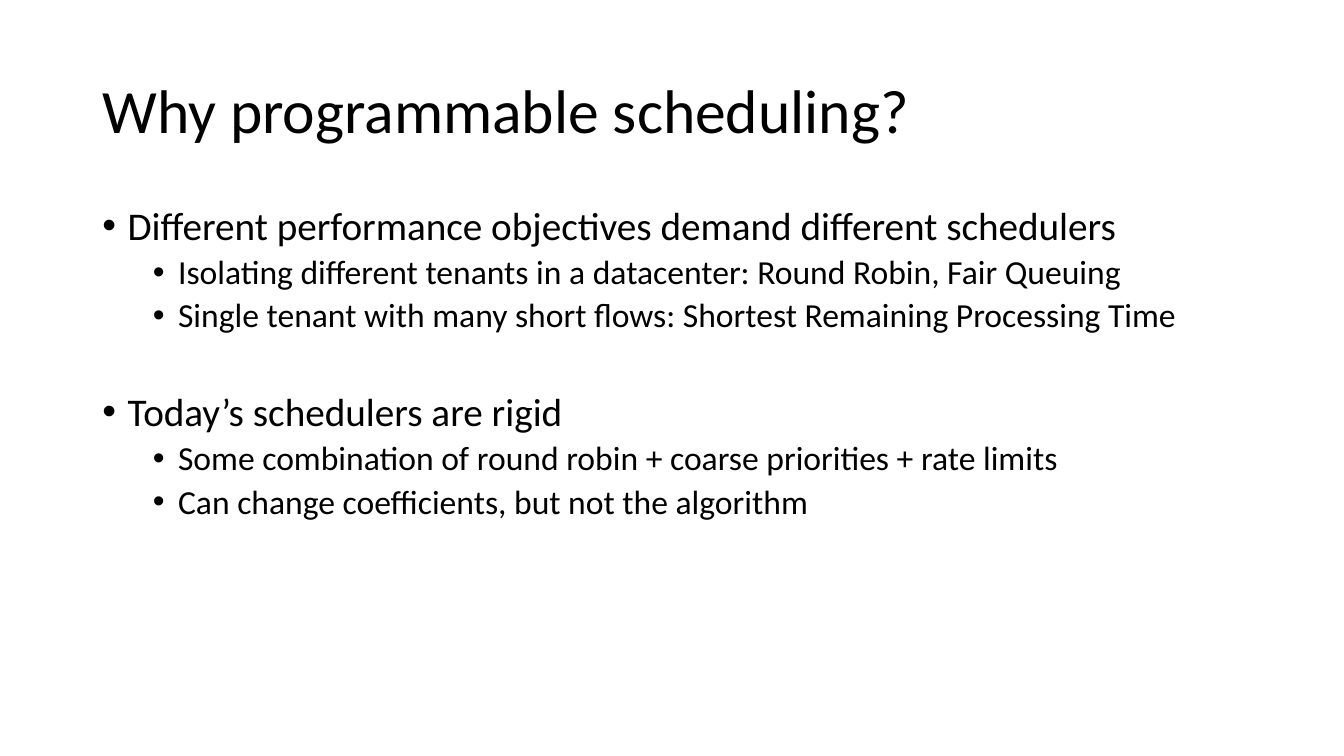
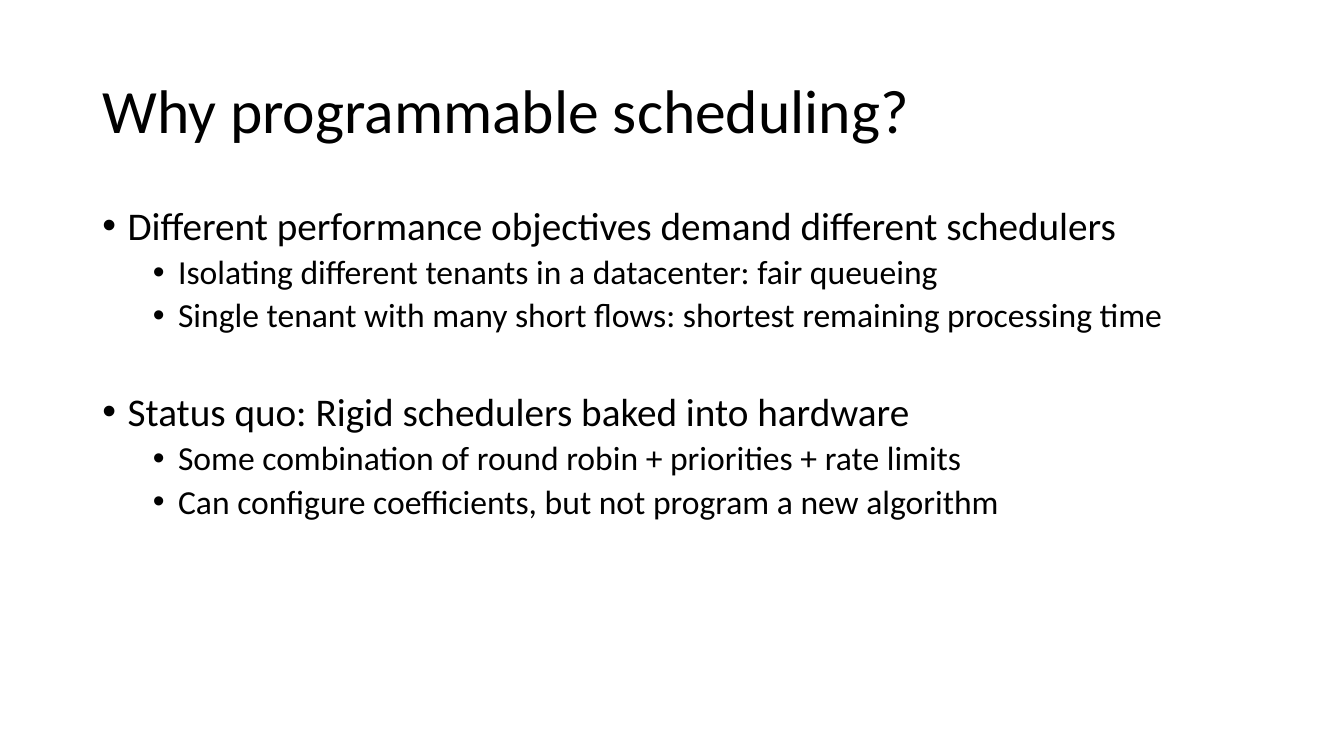
Before and after one commit to anirudhSK/pifo-domino-marple-ppts, a slide deck: slide 8 of combined_domino_pifo.pptx. Drawn at 1344x756 pixels with LibreOffice and Linux fonts; fonts in the diff are those of the drawing. Boxes give left, top, right and bottom in pixels: in the first picture for what was removed or moved away, otherwise in the second. Text is boxed around its words. In the diff, an @@ line names an element or a change of style, - is before the commit and + after.

```diff
--- a/combined_domino_pifo.pptx
+++ b/combined_domino_pifo.pptx
@@ text at (128, 260, 1162, 520): text changed @@
-  • Isolating different tenants in a datacenter: Round Robin, Fair Queuing
-  • Single tenant with many short flows: Shortest Remaining Processing Time
-• Today’s schedulers are rigid
-  • Some combination of round robin + coarse priorities + rate limits
-  • Can change coefficients, but not the algorithm
+  • Isolating different tenants in a datacenter: fair queueing
+  • Single tenant with many short flows: shortest remaining processing time
+• Status quo: Rigid schedulers baked into hardware
+  • Some combination of round robin + priorities + rate limits
+  • Can configure coefficients, but not program a new algorithm
```
Also in this commit, not shown: 23 other slides changed, 6 slides added, 4 slides removed.
